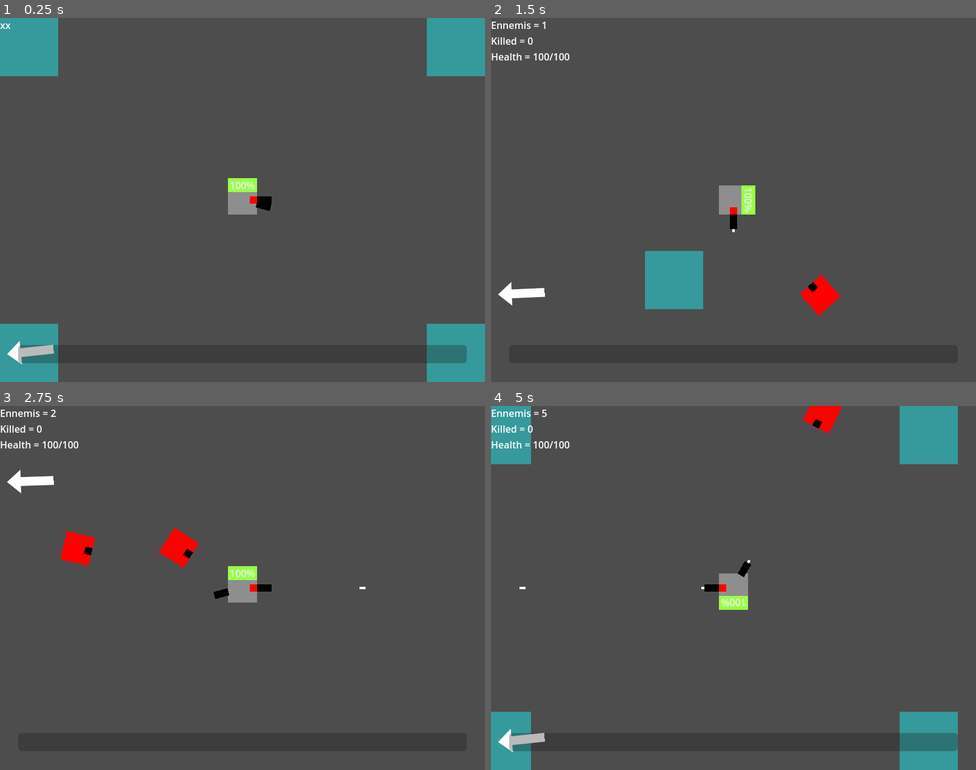
Above: before the commit, frames 1-4 (two rows, left to right).
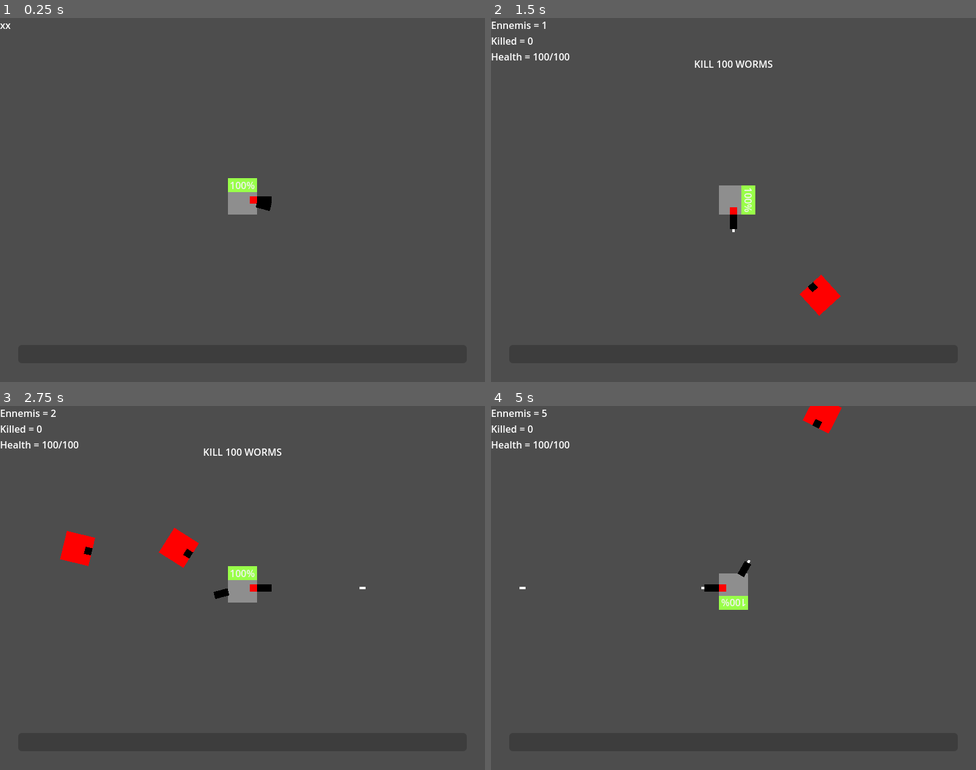
Above: after the commit, the same moments.

Repository: ToastedBrains/overloaded
Game: Godot game, scene res://src/main.tscn
The game is run twice, just before and just after one commit, with the same random seed, the same clock (stepped at 60 frames per second) and the same inputs.
Inputs (mouse positions are in pixels of both pictures, inside the frame that each line leads up to):
- Up to frame 1 (0.25 s): no input
- Up to frame 2 (1.5 s): move the mouse to (840, 181) at 0.52 s; hold Right (ui_right) 0.53-1.28 s; click (840, 181) at 0.67 s; move the mouse to (636, 218) at 1.27 s; hold Down (ui_down) from 1.28 s (still down)
- Up to frame 3 (2.75 s): move the mouse to (291, 507) at 2.02 s; release Down (ui_down) at 2.03 s; hold Right (ui_right) from 2.03 s (still down)
- Up to frame 4 (5 s): move the mouse to (709, 660) at 2.77 s; release Right (ui_right) at 2.78 s; hold Up (ui_up) 2.78-3.53 s; click (709, 660) at 2.92 s; move the mouse to (879, 642) at 3.52 s; hold Left (ui_left) from 3.53 s (still down); move the mouse to (588, 533) at 4.27 s

The runs differ from the first frame. In frame 1, 7.7% of the frame differs, in the area x 0-100%, y 0-100%; in frame 2, 2.4%; in frame 3, 0.4%; in frame 4, 6.4%.
Error in both runs: Invalid access to property or key 'source' on a base object of type 'Array'. (res://src/global/debug.gd:11)

Commit message:
Objectives OK.

Diff:
--- a/src/levels/level_base/level_base.gd
+++ b/src/levels/level_base/level_base.gd
@@ -1,42 +1,157 @@
 extends Node
 
 signal new_ennemi
+signal objective_complete
 
 const ENNEMI = preload("res://src/ennemies/ennemy/ennemy.tscn")
-
+const CHECKPOINT = preload("res://src/objectives/checkpoint/checkpoint.tscn")
+const ARTEFACT = preload("res://src/objectives/artefact/artefact.tscn")
+const ZONE = preload("res://src/objectives/zone/zone.tscn")
+const DETONATOR = preload("res://src/objectives/detonator/detonator.tscn")
+const EXIT = preload("res://src/objectives/exit/exit.tscn")
+
+var current_objective : Dictionary
 var ennemies = 0
 var ennemies_down = 0
 var scenario = [
 	{
-		"kill": 100,
-		"complete": false
-	},
-	{
-		"go": null,
-		"complete": false,
-	},
-	{
-		"pick-up": null,
-		"complete": false,
-	},
-	{
-		"capture": null,
-		"complete": false,
-	},
-	{
-		"active": null,
-		"complete": false,
-	},
-	{
-		"go": null,
-		"complete": false,
+		"type": "kill",
+		"amount": 6,
+		"text": "Kill 100 worms",
+		"success": "Ah good! I love the smell of worms blood in the morning!"
+	},
+	{
+		"type": "go",
+		"text": "Go to checkpoint",
+		"success": "Pretty simple nop?"
+	},
+	{
+		"type": "pick-up",
+		"text": "Now, go find some valuable alien artefact.",
+		"success": "Oh, perfect! This stays between us, okay?"
+	},
+	{
+		"type": "capture",
+		"text": "Secure the sector 97",
+		"success": "Well done, stay close..."
+	},
+	{
+		"type": "active",
+		"location": null,
+		"text": "Push the button, blow it all up!",
+		"success": "Good boy."
+	},
+	{
+		"type" : "fly",
+		"text": "Go quick to extraction point!",
+		"success": "Good game! Give me that artifact, I'll secure it."
 	},
 ]
 
 
 func _ready():
+	give_objective()
 	#%Music.play()
-	pass
+	Debug.print(current_objective)
+	#pass
+
+
+func give_objective():
+	Debug.print("Give new objective")
+	current_objective = scenario.pop_front()
+	await get_tree().create_timer(1).timeout
+	%ObjectiveText.text = current_objective["text"]
+	%ObjectiveBox.show()
+	await get_tree().create_timer(3).timeout
+	%ObjectiveBox.hide()
+	if current_objective["type"] == "go":
+		generate_checkpoint()
+	elif current_objective["type"] == "pick-up":
+		generate_artefact()
+	elif current_objective["type"] == "capture":
+		generate_zone()
+	elif current_objective["type"] == "active":
+		generate_detonator()
+	elif current_objective["type"] == "fly":
+		generate_exit()
+
+func rand_dist():
+	return clamp(randi_range(-5000, 5000), -2000, 2000)
+
+
+func generate_checkpoint():
+	var new_checkpoint = CHECKPOINT.instantiate()
+	new_checkpoint.global_position = Vector2(%Player.global_position.x + rand_dist(), %Player.global_position.y + rand_dist())
+	new_checkpoint.checkpoint_reached.connect(self._on_checkpoint_reached)
+	call_deferred("add_child", new_checkpoint)
+
+
+func _on_checkpoint_reached():
+	%ObjectiveBox.show()
+	%ObjectiveText.text = current_objective["success"]
+	await get_tree().create_timer(3).timeout
+	give_objective()
+
+
+func generate_artefact():
+	var new_artefact = ARTEFACT.instantiate()
+	new_artefact.global_position = Vector2(%Player.global_position.x + rand_dist(), %Player.global_position.y + rand_dist())
+	new_artefact.artefact_collected.connect(self._on_artefact_collected)
+	call_deferred("add_child", new_artefact)
+
+
+func _on_artefact_collected():
+	%ObjectiveBox.show()
+	%ObjectiveText.text = current_objective["success"]
+	await get_tree().create_timer(3).timeout
+	give_objective()
+
+
+func generate_zone():
+	var new_zone = ZONE.instantiate()
+	new_zone.global_position = Vector2(%Player.global_position.x + rand_dist(), %Player.global_position.y + rand_dist())
+	new_zone.zone_controlled.connect(self._on_zone_controlled)
+	Debug.print([new_zone.global_position, scenario[1]])
+	scenario[0]["location"] = new_zone.global_position
+	call_deferred("add_child", new_zone)
+
+
+func _on_zone_controlled():
+	%ObjectiveBox.show()
+	%ObjectiveText.text = current_objective["success"]
+	await get_tree().create_timer(3).timeout
+	give_objective()
+
+
+func generate_detonator():
+	var new_detonator = DETONATOR.instantiate()
+	new_detonator.global_position = current_objective["location"]
+	new_detonator.bomb_armed.connect(self._on_bomb_armed)
+	call_deferred("add_child", new_detonator)
+
+
+func _on_bomb_armed():
+	%ObjectiveBox.show()
+	%ObjectiveText.text = current_objective["success"]
+	await get_tree().create_timer(3).timeout
+	give_objective()
+
+func generate_exit():
+	var new_exit = EXIT.instantiate()
+	new_exit.global_position = Vector2(%Player.global_position.x + rand_dist(), %Player.global_position.y + rand_dist())
+	new_exit.player_teleported.connect(self._on_player_teleported)
+	call_deferred("add_child", new_exit)
+
+
+func _on_player_teleported():
+	end_game()
+
+
+func end_game():
+	%ObjectiveBox.show()
+	%ObjectiveText.text = current_objective["success"]
+	await get_tree().create_timer(3).timeout
+
 
 func _process(delta):
 	if Input.is_action_just_pressed("ui_cancel"):
@@ -75,6 +190,13 @@
 	ennemies_down += 1
 	ennemies -= 1
 	%HUD.update_debug(ennemies, ennemies_down)
+	if current_objective["type"] == "kill" and ennemies_down >= current_objective["amount"]:
+		emit_signal("objective_complete")
+		%ObjectiveText.text = current_objective["success"]
+		%ObjectiveBox.show()
+		#await get_tree().create_timer(3).timeout
+		#%ObjectiveBox.hide()
+		give_objective()
 
 
 func _on_new_ennemi():
--- a/src/levels/level_base/level_base.tscn
+++ b/src/levels/level_base/level_base.tscn
@@ -1,14 +1,13 @@
-[gd_scene load_steps=12 format=3 uid="uid://blvmw1aet6bb6"]
+[gd_scene load_steps=11 format=3 uid="uid://blvmw1aet6bb6"]
 
 [ext_resource type="PackedScene" uid="uid://v8dorecia6mh" path="res://src/player/player.tscn" id="1_nja47"]
 [ext_resource type="Script" path="res://src/levels/level_base/level_base.gd" id="1_qig2g"]
 [ext_resource type="PackedScene" uid="uid://cqrv6ncxrirb1" path="res://src/ui/hud/hud.tscn" id="2_sf1qe"]
 [ext_resource type="Script" path="res://src/levels/level_base/Camera2D.gd" id="3_p3g0h"]
-[ext_resource type="PackedScene" uid="uid://b75yb01fpbood" path="res://src/levels/obstables/wall.tscn" id="3_u1j8h"]
 [ext_resource type="PackedScene" uid="uid://bdtmi60lcun7r" path="res://src/weapons/bullet/gun.tscn" id="3_vwajk"]
 [ext_resource type="PackedScene" uid="uid://cru12l3kx3auh" path="res://src/weapons/bullet/rot_gun.tscn" id="6_duryj"]
 [ext_resource type="PackedScene" uid="uid://b5hpfhuyg6de6" path="res://src/ui/Skills/skills.tscn" id="9_r62kq"]
-[ext_resource type="PackedScene" uid="uid://dngarafyk4y7s" path="res://src/objectives/objective.tscn" id="10_1sbch"]
+[ext_resource type="PackedScene" uid="uid://dngarafyk4y7s" path="res://src/objectives/objective_arrow.tscn" id="10_1sbch"]
 [ext_resource type="AudioStream" uid="uid://b6rauwjgwiufi" path="res://assets/levels/Lark.ogg" id="10_joptk"]
 
 [sub_resource type="Curve2D" id="Curve2D_s2wf1"]
@@ -54,18 +53,6 @@
 unique_name_in_owner = true
 autostart = true
 
-[node name="Wall" parent="." instance=ExtResource("3_u1j8h")]
-position = Vector2(48, 48)
-
-[node name="Wall2" parent="." instance=ExtResource("3_u1j8h")]
-position = Vector2(752, 48)
-
-[node name="Wall3" parent="." instance=ExtResource("3_u1j8h")]
-position = Vector2(48, 552)
-
-[node name="Wall4" parent="." instance=ExtResource("3_u1j8h")]
-position = Vector2(752, 552)
-
 [node name="Skills" parent="." instance=ExtResource("9_r62kq")]
 unique_name_in_owner = true
 visible = false
@@ -76,7 +63,23 @@
 volume_db = -10.0
 
 [node name="Objective" parent="." instance=ExtResource("10_1sbch")]
+visible = false
 position = Vector2(-632, 624)
+
+[node name="ObjectiveBox" type="CanvasLayer" parent="."]
+unique_name_in_owner = true
+visible = false
+
+[node name="ObjectiveText" type="Label" parent="ObjectiveBox"]
+unique_name_in_owner = true
+anchors_preset = 10
+anchor_right = 1.0
+offset_top = 64.0
+offset_bottom = 128.0
+grow_horizontal = 2
+text = "sssss"
+horizontal_alignment = 1
+uppercase = true
 
 [connection signal="new_ennemi" from="." to="." method="_on_new_ennemi"]
 [connection signal="exp_gained" from="Player" to="." method="_on_player_exp_gained"]
--- a/src/levels/obstables/wall.tscn
+++ b/src/levels/obstables/wall.tscn
@@ -1,7 +1,7 @@
 [gd_scene load_steps=2 format=3 uid="uid://b75yb01fpbood"]
 
 [sub_resource type="RectangleShape2D" id="RectangleShape2D_nyrqk"]
-size = Vector2(96, 96)
+size = Vector2(3072, 96)
 
 [node name="Wall" type="StaticBody2D"]
 collision_layer = 4
@@ -13,9 +13,9 @@
 anchor_top = 0.5
 anchor_right = 0.5
 anchor_bottom = 0.5
-offset_left = -48.0
+offset_left = -1536.0
 offset_top = -48.0
-offset_right = 48.0
+offset_right = 1536.0
 offset_bottom = 48.0
 grow_horizontal = 2
 grow_vertical = 2
--- /dev/null
+++ b/src/objectives/artefact/artefact.gd
@@ -0,0 +1,7 @@
+extends Area2D
+
+signal artefact_collected
+
+func _on_body_entered(body):
+	emit_signal("artefact_collected")
+	queue_free()
--- /dev/null
+++ b/src/objectives/artefact/artefact.tscn
@@ -0,0 +1,23 @@
+[gd_scene load_steps=4 format=3 uid="uid://ct8stw0bbncju"]
+
+[ext_resource type="Script" path="res://src/objectives/artefact/artefact.gd" id="1_84gvr"]
+[ext_resource type="PackedScene" uid="uid://dngarafyk4y7s" path="res://src/objectives/objective_arrow.tscn" id="2_bx4md"]
+
+[sub_resource type="CircleShape2D" id="CircleShape2D_b4ear"]
+radius = 16.0
+
+[node name="Artefact" type="Area2D"]
+script = ExtResource("1_84gvr")
+
+[node name="CollisionShape2D" type="CollisionShape2D" parent="."]
+shape = SubResource("CircleShape2D_b4ear")
+
+[node name="ColorRect" type="ColorRect" parent="."]
+offset_left = -16.0
+offset_right = 6.0
+offset_bottom = 22.0
+rotation = -0.783959
+
+[node name="ObjectiveArrow" parent="." instance=ExtResource("2_bx4md")]
+
+[connection signal="body_entered" from="." to="." method="_on_body_entered"]
--- /dev/null
+++ b/src/objectives/checkpoint/checkpoint.gd
@@ -0,0 +1,7 @@
+extends Area2D
+
+signal checkpoint_reached
+
+func _on_body_entered(body):
+	emit_signal("checkpoint_reached")
+	queue_free()
--- /dev/null
+++ b/src/objectives/checkpoint/checkpoint.tscn
@@ -0,0 +1,18 @@
+[gd_scene load_steps=4 format=3 uid="uid://i37ocxf4fh6t"]
+
+[ext_resource type="Script" path="res://src/objectives/checkpoint/checkpoint.gd" id="1_3jhy6"]
+[ext_resource type="PackedScene" uid="uid://dngarafyk4y7s" path="res://src/objectives/objective_arrow.tscn" id="2_wyity"]
+
+[sub_resource type="CircleShape2D" id="CircleShape2D_3h0sa"]
+radius = 40.0
+
+[node name="Checkpoint" type="Area2D"]
+script = ExtResource("1_3jhy6")
+
+[node name="CollisionShape2D" type="CollisionShape2D" parent="."]
+shape = SubResource("CircleShape2D_3h0sa")
+
+[node name="ObjectiveArrow" parent="." instance=ExtResource("2_wyity")]
+unique_name_in_owner = true
+
+[connection signal="body_entered" from="." to="." method="_on_body_entered"]
--- /dev/null
+++ b/src/objectives/detonator/detonator.gd
@@ -0,0 +1,8 @@
+extends Area2D
+
+signal bomb_armed
+
+
+func _on_body_entered(body):
+	emit_signal("bomb_armed")
+	queue_free()
--- /dev/null
+++ b/src/objectives/detonator/detonator.tscn
@@ -0,0 +1,34 @@
+[gd_scene load_steps=3 format=3 uid="uid://d0tl6vmnsxigw"]
+
+[ext_resource type="Script" path="res://src/objectives/detonator/detonator.gd" id="1_i7ug7"]
+
+[sub_resource type="CircleShape2D" id="CircleShape2D_hcet8"]
+radius = 24.0
+
+[node name="Detonator" type="Area2D"]
+script = ExtResource("1_i7ug7")
+
+[node name="CollisionShape2D" type="CollisionShape2D" parent="."]
+shape = SubResource("CircleShape2D_hcet8")
+
+[node name="ColorRect" type="ColorRect" parent="."]
+offset_left = -16.0
+offset_top = -16.0
+offset_right = 16.0
+offset_bottom = 8.0
+color = Color(0.176471, 0.192157, 0.231373, 1)
+
+[node name="ColorRect2" type="ColorRect" parent="."]
+offset_left = -8.0
+offset_top = -16.0
+offset_right = 8.0
+color = Color(1, 0, 0, 1)
+
+[node name="ColorRect3" type="ColorRect" parent="."]
+offset_left = -16.0
+offset_top = 8.0
+offset_right = 16.0
+offset_bottom = 16.0
+color = Color(0, 0, 0, 1)
+
+[connection signal="body_entered" from="." to="." method="_on_body_entered"]
--- /dev/null
+++ b/src/objectives/exit/exit.gd
@@ -0,0 +1,7 @@
+extends Area2D
+
+signal player_teleported
+
+func _on_body_entered(body):
+	emit_signal("player_teleported")
+	queue_free()
--- /dev/null
+++ b/src/objectives/exit/exit.tscn
@@ -0,0 +1,31 @@
+[gd_scene load_steps=4 format=3 uid="uid://dqkbxjwjpgd01"]
+
+[ext_resource type="Script" path="res://src/objectives/exit/exit.gd" id="1_0sxgx"]
+[ext_resource type="PackedScene" uid="uid://dngarafyk4y7s" path="res://src/objectives/objective_arrow.tscn" id="2_3twyd"]
+
+[sub_resource type="CircleShape2D" id="CircleShape2D_s367f"]
+radius = 24.0
+
+[node name="Exit" type="Area2D"]
+script = ExtResource("1_0sxgx")
+
+[node name="CollisionShape2D" type="CollisionShape2D" parent="."]
+shape = SubResource("CircleShape2D_s367f")
+debug_color = Color(0, 0.6, 0.701961, 0.419608)
+
+[node name="ColorRect" type="ColorRect" parent="."]
+anchors_preset = 8
+anchor_left = 0.5
+anchor_top = 0.5
+anchor_right = 0.5
+anchor_bottom = 0.5
+offset_left = -24.0
+offset_top = -24.0
+offset_right = 24.0
+offset_bottom = 24.0
+grow_horizontal = 2
+grow_vertical = 2
+
+[node name="ObjectiveArrow" parent="." instance=ExtResource("2_3twyd")]
+
+[connection signal="body_entered" from="." to="." method="_on_body_entered"]
--- a/src/objectives/objective.gd
+++ /dev/null
@@ -1,18 +0,0 @@
-extends Area2D
-
-var player : Node2D
-
-func _ready():
-	player = get_parent().get_node("Player")
-
-func _process(delta):
-	%Arrow.look_at(%Target.global_position)
-	%Arrow.global_position.x = clamp(%Target.global_position.x, player.global_position.x - 350, player.global_position.x + 350)
-	%Arrow.global_position.y = clamp(%Target.global_position.y - 50, player.global_position.y - 250, player.global_position.y + 250)
-
-func _on_body_entered(body):
-	%Arrow.hide()
-
-
-func _on_body_exited(body):
-	%Arrow.show()
--- a/src/objectives/objective.tscn
+++ /dev/null
@@ -1,33 +0,0 @@
-[gd_scene load_steps=4 format=3 uid="uid://dngarafyk4y7s"]
-
-[ext_resource type="Script" path="res://src/objectives/objective.gd" id="1_va18l"]
-[ext_resource type="Texture2D" uid="uid://b2ubdgjb43emj" path="res://assets/objectives/arrow.png" id="2_i2m0k"]
-
-[sub_resource type="CircleShape2D" id="CircleShape2D_uefdv"]
-radius = 193.494
-
-[node name="Objective" type="Area2D"]
-script = ExtResource("1_va18l")
-
-[node name="Target" type="Marker2D" parent="."]
-unique_name_in_owner = true
-
-[node name="CollisionShape2D" type="CollisionShape2D" parent="."]
-unique_name_in_owner = true
-shape = SubResource("CircleShape2D_uefdv")
-
-[node name="ColorRect" type="ColorRect" parent="."]
-offset_left = -8.0
-offset_top = -8.0
-offset_right = 8.0
-offset_bottom = 8.0
-color = Color(0.937255, 0.317647, 0.0784314, 1)
-
-[node name="Arrow" type="Sprite2D" parent="."]
-unique_name_in_owner = true
-position = Vector2(600, 300)
-scale = Vector2(0.5, 0.5)
-texture = ExtResource("2_i2m0k")
-
-[connection signal="body_entered" from="." to="." method="_on_body_entered"]
-[connection signal="body_exited" from="." to="." method="_on_body_exited"]
--- /dev/null
+++ b/src/objectives/objective_arrow.gd
@@ -0,0 +1,36 @@
+extends Area2D
+
+@onready var player = get_tree().get_nodes_in_group("player").front()
+
+
+func _process(delta):
+	%Arrow.look_at(%Target.global_position)
+	%Arrow.global_position.x = clamp(%Target.global_position.x, player.global_position.x - 350, player.global_position.x + 350)
+	%Arrow.global_position.y = clamp(%Target.global_position.y - 50, player.global_position.y - 250, player.global_position.y + 250)
+	#%Arrow.global_position.x = clamp(%Target.global_position.x, player.global_position.x - 350, player.global_position.x + 350)
+	#%Arrow.global_position.y = clamp(%Target.global_position.y - 50, player.global_position.y - 250, player.global_position.y + 250)
+
+func _on_body_entered(body):
+	#%Arrow.hide()
+	$AnimationPlayer.play("fade_out")
+
+
+func _on_body_exited(body):
+	#%Arrow.show()
+	$AnimationPlayer.play("fade_in")
+
+
+#func _on_proxi_2_body_entered(body):
+	#$AnimationPlayer.play("proxi2")
+#
+#
+#func _on_proxi_2_body_exited(body):
+	#pass # Replace with function body.
+#
+#
+#func _on_proxi_1_body_entered(body):
+	#$AnimationPlayer.play("proxi1")
+#
+#
+#func _on_proxi_1_body_exited(body):
+	#pass # Replace with function body.
--- /dev/null
+++ b/src/objectives/objective_arrow.tscn
@@ -0,0 +1,148 @@
+[gd_scene load_steps=12 format=3 uid="uid://dngarafyk4y7s"]
+
+[ext_resource type="Script" path="res://src/objectives/objective_arrow.gd" id="1_va18l"]
+[ext_resource type="Texture2D" uid="uid://b2ubdgjb43emj" path="res://assets/objectives/arrow.png" id="2_i2m0k"]
+
+[sub_resource type="CircleShape2D" id="CircleShape2D_uefdv"]
+radius = 192.167
+
+[sub_resource type="CircleShape2D" id="CircleShape2D_bp4m6"]
+radius = 320.1
+
+[sub_resource type="Animation" id="Animation_1kw2a"]
+length = 0.001
+tracks/0/type = "value"
+tracks/0/imported = false
+tracks/0/enabled = true
+tracks/0/path = NodePath("Arrow:modulate")
+tracks/0/interp = 1
+tracks/0/loop_wrap = true
+tracks/0/keys = {
+"times": PackedFloat32Array(0),
+"transitions": PackedFloat32Array(1),
+"update": 0,
+"values": [Color(1, 1, 1, 1)]
+}
+
+[sub_resource type="Animation" id="Animation_yb3k8"]
+resource_name = "fade_in"
+tracks/0/type = "value"
+tracks/0/imported = false
+tracks/0/enabled = true
+tracks/0/path = NodePath("Arrow:modulate")
+tracks/0/interp = 1
+tracks/0/loop_wrap = true
+tracks/0/keys = {
+"times": PackedFloat32Array(0, 1),
+"transitions": PackedFloat32Array(1, 1),
+"update": 0,
+"values": [Color(1, 1, 1, 0), Color(1, 1, 1, 1)]
+}
+
+[sub_resource type="Animation" id="Animation_vrhbx"]
+resource_name = "fade_out"
+tracks/0/type = "value"
+tracks/0/imported = false
+tracks/0/enabled = true
+tracks/0/path = NodePath("Arrow:modulate")
+tracks/0/interp = 1
+tracks/0/loop_wrap = true
+tracks/0/keys = {
+"times": PackedFloat32Array(0, 1),
+"transitions": PackedFloat32Array(1, 1),
+"update": 0,
+"values": [Color(1, 1, 1, 1), Color(1, 1, 1, 0)]
+}
+
+[sub_resource type="Animation" id="Animation_5cg7x"]
+resource_name = "proxi1"
+length = 2.0
+tracks/0/type = "value"
+tracks/0/imported = false
+tracks/0/enabled = true
+tracks/0/path = NodePath("Arrow:modulate")
+tracks/0/interp = 1
+tracks/0/loop_wrap = true
+tracks/0/keys = {
+"times": PackedFloat32Array(0, 2),
+"transitions": PackedFloat32Array(1, 1),
+"update": 0,
+"values": [Color(1, 0.498039, 0, 1), Color(1, 0, 0, 1)]
+}
+
+[sub_resource type="Animation" id="Animation_6juuw"]
+resource_name = "proxi2"
+length = 2.0
+tracks/0/type = "value"
+tracks/0/imported = false
+tracks/0/enabled = true
+tracks/0/path = NodePath("Arrow:modulate")
+tracks/0/interp = 1
+tracks/0/loop_wrap = true
+tracks/0/keys = {
+"times": PackedFloat32Array(0, 2),
+"transitions": PackedFloat32Array(1, 1),
+"update": 0,
+"values": [Color(1, 1, 1, 1), Color(1, 0.498039, 0, 1)]
+}
+
+[sub_resource type="AnimationLibrary" id="AnimationLibrary_7inmj"]
+_data = {
+"RESET": SubResource("Animation_1kw2a"),
+"fade_in": SubResource("Animation_yb3k8"),
+"fade_out": SubResource("Animation_vrhbx"),
+"proxi1": SubResource("Animation_5cg7x"),
+"proxi2": SubResource("Animation_6juuw")
+}
+
+[sub_resource type="CircleShape2D" id="CircleShape2D_104db"]
+radius = 64.4981
+
+[node name="ObjectiveArrow" type="Area2D"]
+script = ExtResource("1_va18l")
+
+[node name="Target" type="Marker2D" parent="."]
+unique_name_in_owner = true
+
+[node name="Proxi1" type="Area2D" parent="."]
+visible = false
+
+[node name="CollisionShape2D" type="CollisionShape2D" parent="Proxi1"]
+visible = false
+shape = SubResource("CircleShape2D_uefdv")
+
+[node name="Proxi2" type="Area2D" parent="."]
+visible = false
+
+[node name="CollisionShape2D" type="CollisionShape2D" parent="Proxi2"]
+unique_name_in_owner = true
+visible = false
+shape = SubResource("CircleShape2D_bp4m6")
+
+[node name="ColorRect" type="ColorRect" parent="."]
+offset_left = -8.0
+offset_top = -8.0
+offset_right = 8.0
+offset_bottom = 8.0
+color = Color(0.937255, 0.317647, 0.0784314, 1)
+
+[node name="Arrow" type="Sprite2D" parent="."]
+unique_name_in_owner = true
+position = Vector2(600, 300)
+scale = Vector2(0.5, 0.5)
+texture = ExtResource("2_i2m0k")
+
+[node name="AnimationPlayer" type="AnimationPlayer" parent="."]
+libraries = {
+"": SubResource("AnimationLibrary_7inmj")
+}
+
+[node name="CollisionShape2D" type="CollisionShape2D" parent="."]
+shape = SubResource("CircleShape2D_104db")
+
+[connection signal="body_entered" from="." to="." method="_on_body_entered"]
+[connection signal="body_exited" from="." to="." method="_on_body_exited"]
+[connection signal="body_entered" from="Proxi1" to="." method="_on_proxi_1_body_entered"]
+[connection signal="body_exited" from="Proxi1" to="." method="_on_proxi_1_body_exited"]
+[connection signal="body_entered" from="Proxi2" to="." method="_on_proxi_2_body_entered"]
+[connection signal="body_exited" from="Proxi2" to="." method="_on_proxi_2_body_exited"]
--- a/src/objectives/zone/zone.gd
+++ b/src/objectives/zone/zone.gd
@@ -1,8 +1,8 @@
 extends Area2D
 
-signal objective_completed
+signal zone_controlled
 
-const TIME_TO_SOLVE = 5.0
+const TIME_TO_SOLVE = 1.0
 var time_remaining : float
 
 
@@ -27,7 +27,8 @@
 
 
 func _on_solve_timer_timeout():
-	emit_signal("objective_completed")
+	emit_signal("zone_controlled")
 	%ColorRect.color = Color(0, 1, 0, 0.5)
 	%SolveTimer.stop()
 	%TimeDisplay.hide()
+	$ObjectiveArrow.hide()
--- a/src/objectives/zone/zone.tscn
+++ b/src/objectives/zone/zone.tscn
@@ -1,6 +1,7 @@
-[gd_scene load_steps=3 format=3 uid="uid://bjb278c20ud2o"]
+[gd_scene load_steps=4 format=3 uid="uid://bjb278c20ud2o"]
 
 [ext_resource type="Script" path="res://src/objectives/zone/zone.gd" id="1_xgmcw"]
+[ext_resource type="PackedScene" uid="uid://dngarafyk4y7s" path="res://src/objectives/objective_arrow.tscn" id="2_g5xst"]
 
 [sub_resource type="RectangleShape2D" id="RectangleShape2D_k4gp0"]
 size = Vector2(256, 256)
@@ -30,6 +31,8 @@
 offset_bottom = -1.0
 text = "00.0"
 
+[node name="ObjectiveArrow" parent="." instance=ExtResource("2_g5xst")]
+
 [connection signal="body_entered" from="." to="." method="_on_body_entered"]
 [connection signal="body_exited" from="." to="." method="_on_body_exited"]
 [connection signal="timeout" from="SolveTimer" to="." method="_on_solve_timer_timeout"]
--- a/src/player/player.tscn
+++ b/src/player/player.tscn
@@ -17,7 +17,7 @@
 [sub_resource type="CircleShape2D" id="CircleShape2D_japb3"]
 radius = 127.0
 
-[node name="Player" type="CharacterBody2D"]
+[node name="Player" type="CharacterBody2D" groups=["player"]]
 position = Vector2(1, 0)
 collision_mask = 6
 script = ExtResource("1_dmejq")
